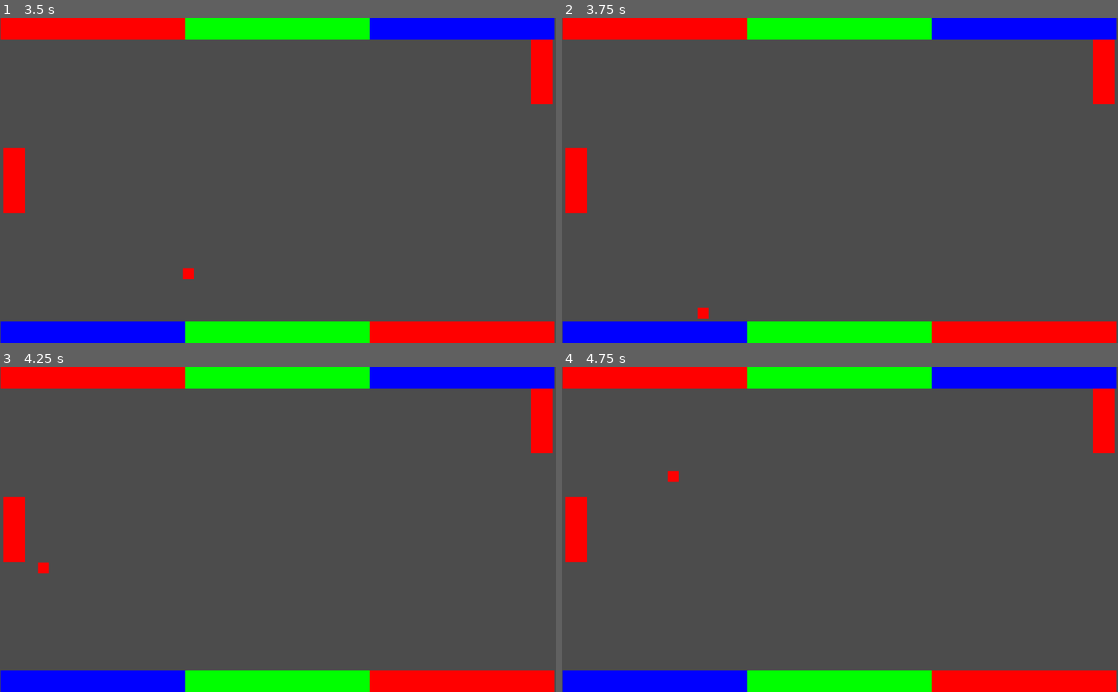
Above: before the commit, frames 1-4 (two rows, left to right).
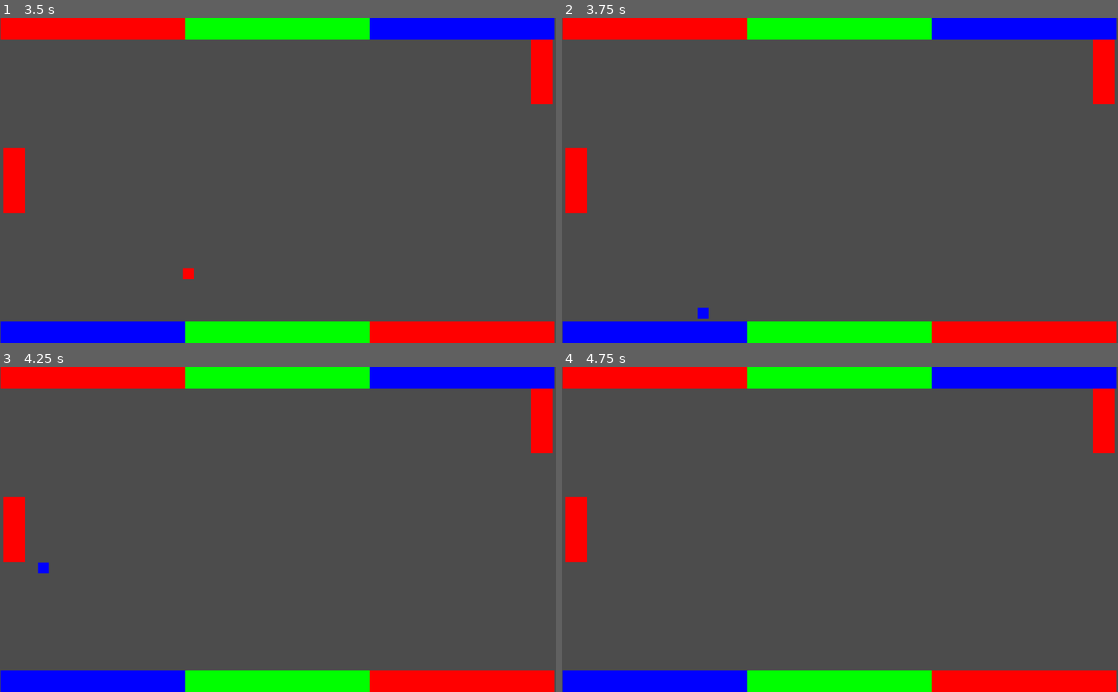
Above: after the commit, the same moments.

Repository: moisesjbc/1-retogamedev
Game: Godot game, scene res://menus/main_menu/main_menu.tscn
Same seed, same stepped clock (60 frames per second), same inputs: the game is played once before the commit and once after it.
Inputs:
- Up to frame 1 (3.5 s): click "Start game" at 0.5 s; hold Up (ui_up) 1.28-2.03 s; hold Up (ui_up) from 2.78 s (still down)
- Up to frame 2 (3.75 s): keep holding Up (ui_up)
- Up to frame 3 (4.25 s): keep holding Up (ui_up)
- Up to frame 4 (4.75 s): release Up (ui_up) at 4.28 s

Frame 1 is identical in both runs. In frame 2, less than 0.1% of the frame differs, in the area x 24-27%, y 89-93%; in frame 3, less than 0.1%, in the area x 6-9%, y 60-64%; in frame 4, less than 0.1%.

Commit message:
Added ball color change on collision

Diff:
--- a/godot-project/main/ball/ball.gd
+++ b/godot-project/main/ball/ball.gd
@@ -29,11 +29,16 @@
 
 
 func _physics_process(delta):
-	# Source: https://godotengine.org/qa/25738/how-to-use-linear_velocity-reflect-or-bounce
+	# Source for colliding and bouncing:
+	# https://godotengine.org/qa/25738/how-to-use-linear_velocity-reflect-or-bounce
 	var collision = move_and_collide(speed * velocity.normalized() * delta)
 	if collision:
-		print(collision.get_collider().current_color)
 		velocity = velocity.bounce(collision.normal)
+
+		# If the ball collides with a wall, set its color with the color of the
+		# wall
+		if collision.get_collider().name.find("wall") != -1:
+			ColorUtils.set_color(self, collision.get_collider().current_color)
 
 
 func _on_visibility_notifier_screen_exited():
